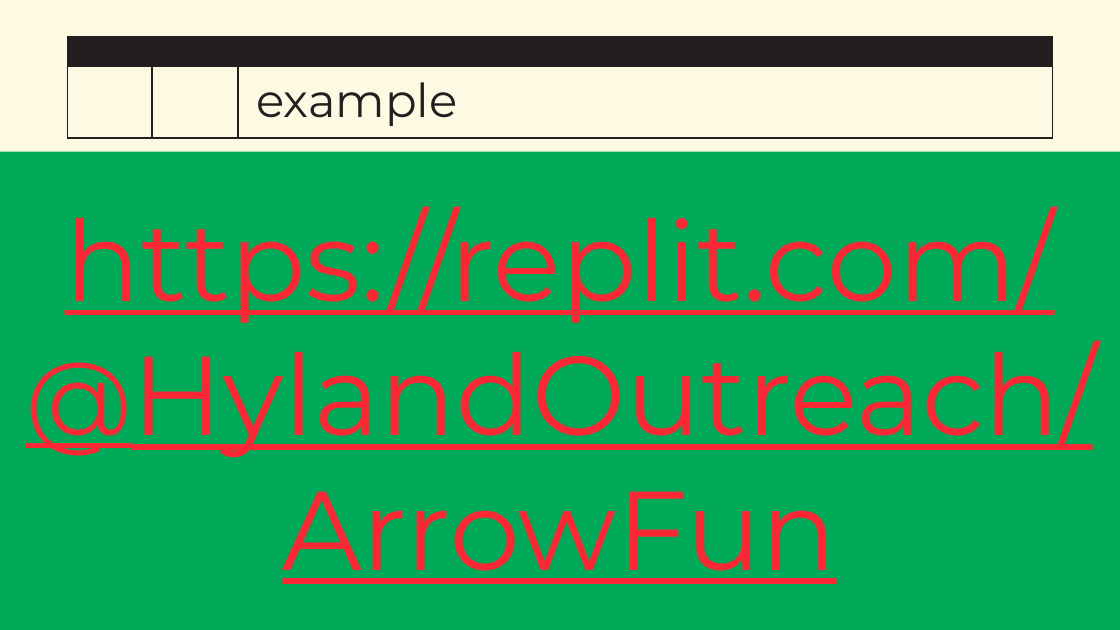
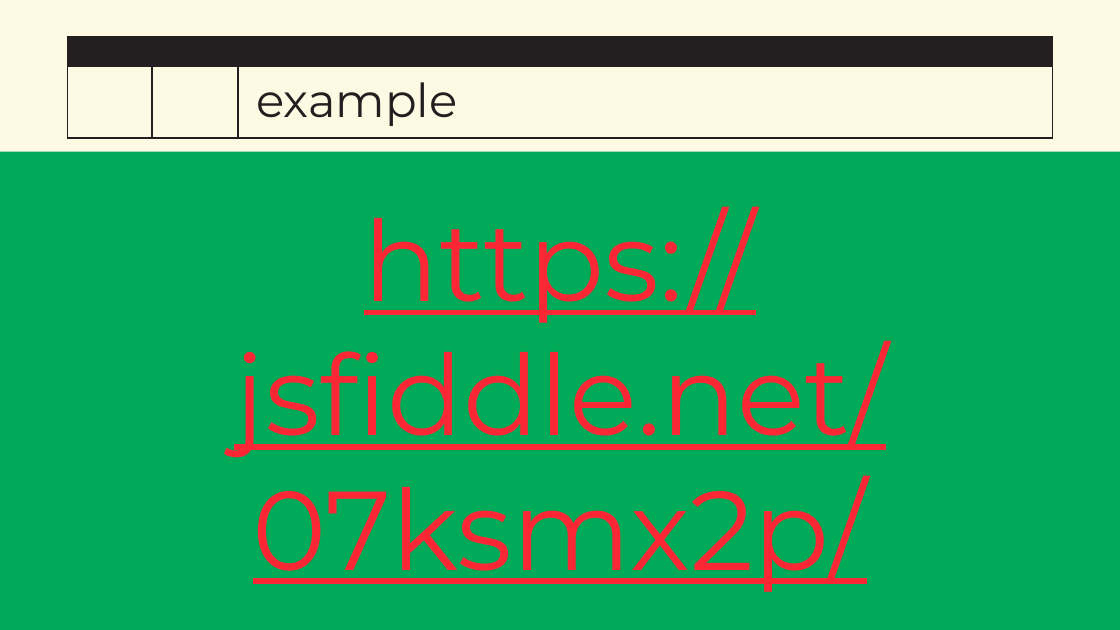
Before and after one commit to hytechclub/web-103, a slide deck: slide 18 of ArrowFunctions/ArrowFunctions.pptx. Drawn at 1120x630 pixels with LibreOffice and Linux fonts; fonts in the diff are those of the drawing; background and template pictures are left out. Boxes give left, top, right and bottom in pixels: in the first picture for what was removed or moved away, otherwise in the second. Text is boxed around its words. In the diff, an @@ line names an element or a change of style, - is before the commit and + after.

Commit message:
jsfiddles

```diff
--- a/ArrowFunctions/ArrowFunctions.pptx
+++ b/ArrowFunctions/ArrowFunctions.pptx
@@ text at (234,206,887,592): text changed @@
-https://replit.com/@HylandOutreach/ArrowFun
+https://jsfiddle.net/07ksmx2p/
```
